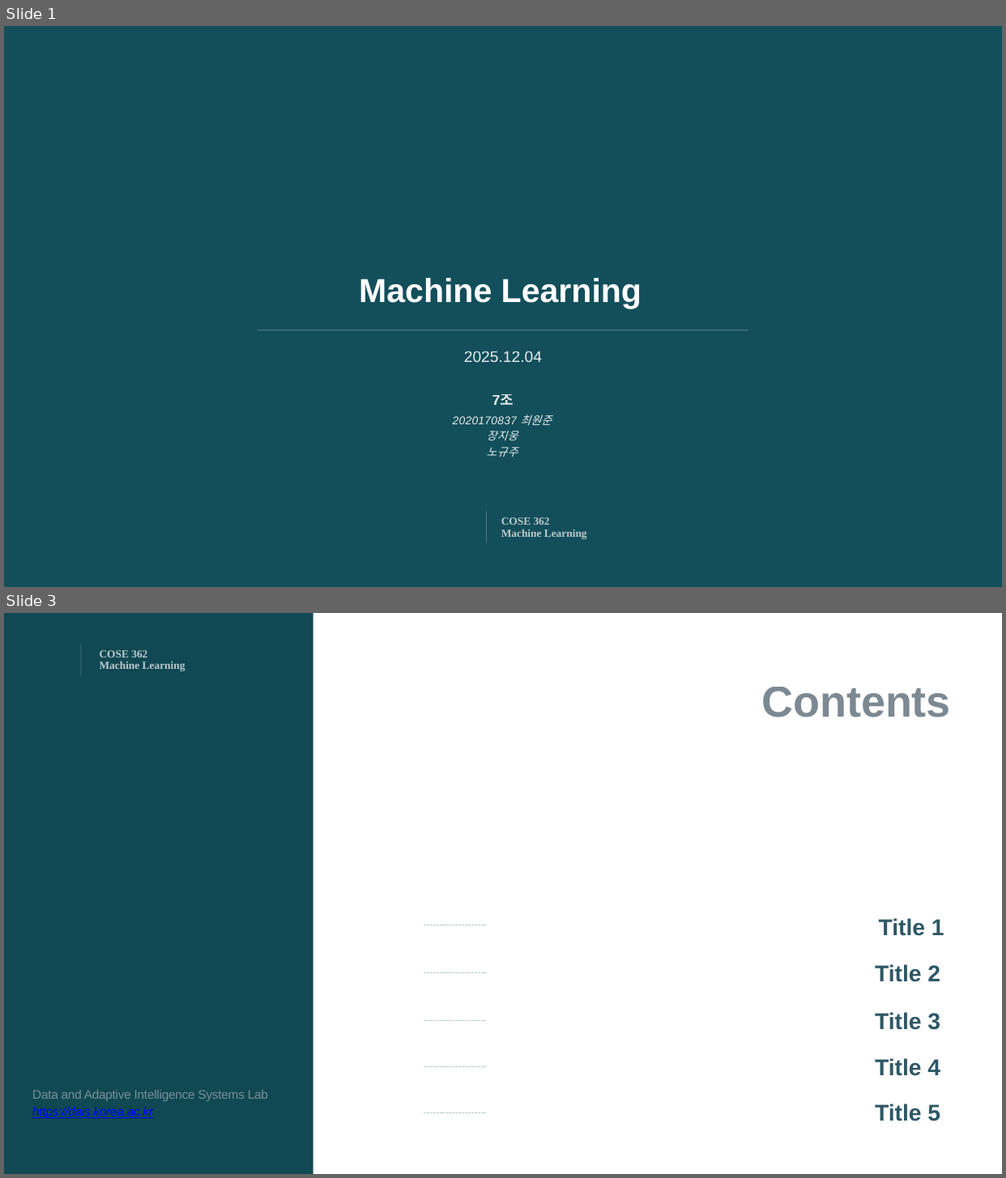
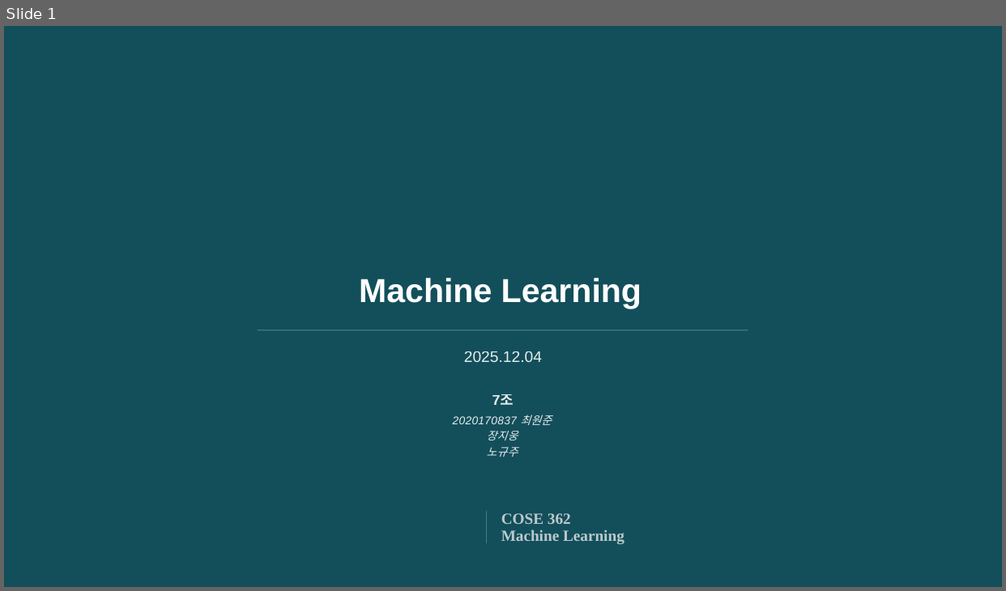
Before and after one commit to migreeni/20252R0136COSE36203, a slide deck: 1204 presentation.pptx. Shown one above the other, each under a label of ours: slides 1 and 3 before the commit, slide 1 after it; the slides between them are not shown. The pictures are 1006x1178 and 1006x591 pixels, drawn with LibreOffice and Linux fonts; fonts in the diff are those of the drawing; background and template pictures are left out. Boxes give left, top, right and bottom in pixels: in the first picture for what was removed or moved away, otherwise in the second. Text is boxed around its words. In the diff, an @@ line names an element or a change of style, - is before the commit and + after.

```diff
--- a/1204 presentation.pptx
+++ b/1204 presentation.pptx
@@ slide 3 removed at box(4, 613, 1002, 1174), background #FEFFFE @@
@@ rectangle removed at box(4, 613, 313, 1174) @@
@@ line removed from (81, 644) to (81, 677) @@
@@ text removed at box(100, 650, 185, 671) @@
-COSE 362
-Machine Learning
@@ text removed at box(761, 687, 950, 717) @@
-Contents
@@ text removed at box(372, 908, 414, 941) @@
-01
@@ line removed from (424, 925) to (486, 925) @@
@@ text removed at box(879, 918, 944, 936) @@
-Title 1
@@ text removed at box(372, 956, 414, 989) @@
-02
@@ line removed from (424, 973) to (486, 973) @@
@@ text removed at box(875, 965, 940, 982) @@
-Title 2
@@ text removed at box(372, 1003, 414, 1036) @@
-03
@@ line removed from (424, 1021) to (486, 1021) @@
@@ text removed at box(875, 1012, 940, 1030) @@
-Title 3
@@ text removed at box(372, 1050, 414, 1082) @@
-04
@@ line removed from (424, 1067) to (486, 1067) @@
@@ text removed at box(875, 1059, 940, 1076) @@
-Title 4
@@ text removed at box(32, 1090, 268, 1118) @@
-Data and Adaptive Intelligence Systems Lab
-https://dais.korea.ac.kr
@@ text removed at box(372, 1096, 414, 1129) @@
-05
@@ line removed from (424, 1114) to (486, 1114) @@
@@ text removed at box(875, 1104, 940, 1122) @@
-Title 5
@@ slide 1 changed as well @@
@@ text "COSE 362" at box(501, 514, 624, 544): size 10.5 to 15 pt @@
```
Also in this commit, not shown: 1 other slide changed, 8 slides added, 3 other slides removed, 2 other files.
